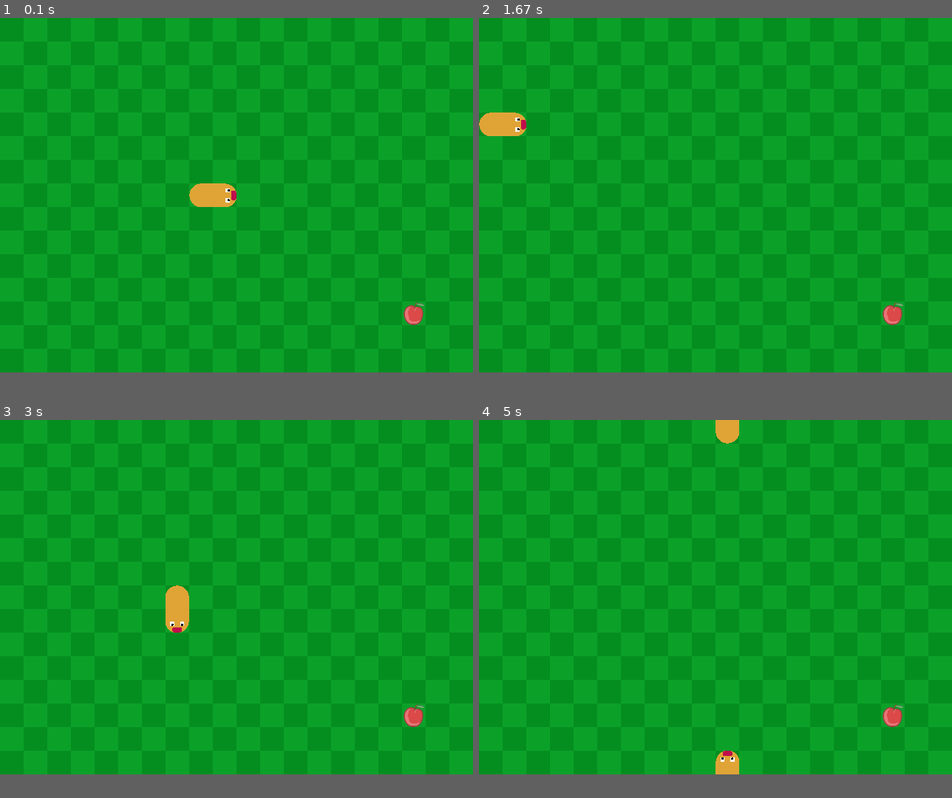
Above: before the commit, frames 1-4 (two rows, left to right).
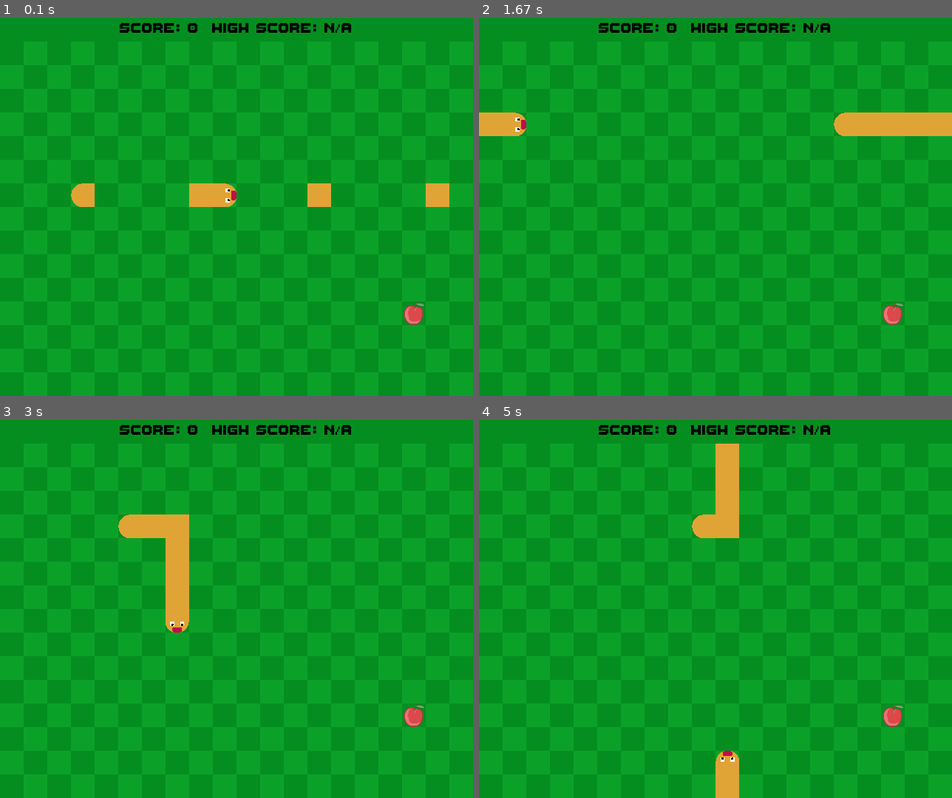
Above: after the commit, the same moments.

Repository: LassePladsen/Pygame-Snake
Game: pygame game, started from snake/main.py
The game is run twice, just before and just after one commit, with the same random seed, the same clock (stepped at 60 frames per second) and the same inputs.
Inputs:
- Up to frame 1 (0.1 s): no input
- Up to frame 2 (1.67 s): hold Right 0.33-0.8 s; hold Up 0.83-1.13 s; hold Right 1.17-1.63 s
- Up to frame 3 (3 s): tap Esc at 2.23 s; hold Down 2.63-2.93 s; hold Left from 2.97 s (still down)
- Up to frame 4 (5 s): release Left at 3.37 s; hold Up 3.4-3.77 s; hold Right 3.8-4.43 s; tap W at 4.47 s; hold Down from 4.87 s (still down)
In our replay, the window is 640x480 before the commit and 640x512 after it. These sizes can differ from the game's own. Grey fills any space a smaller window leaves; there, only what the larger window draws over its background counts as a difference.

The runs differ from the first frame. In frame 1, 1.7% of the frame differs, in the area x 15-95%, y 1-50%; in frame 2, 2.3%; in frame 3, 2.3%; in frame 4, 2.8%, in the area x 25-75%, y 0-100%.

Commit message:
implementing scoring system with text sprites updating everytime the scores updates. The high score gets stored as an environment variable and using a .env file.

Diff:
--- a/snake/main.py
+++ b/snake/main.py
@@ -5,6 +5,7 @@
     game = SnakeGame(screen_size=(640, 480),
                      title="Snake",
                      fps=11)
+    game.grow(5)
     game.run()
 
 
--- a/snake/snakegame.py
+++ b/snake/snakegame.py
@@ -1,11 +1,13 @@
 import logging
 import sys
-
+import os
+
+from dotenv import load_dotenv
 import pygame as pg
 
 import sprites
 from queue_handler import Queue
-from tools import get_resource_path, get_sound, play_sound
+from tools import get_resource_path, get_sound, play_sound, initialize_env, update_env
 
 logging.basicConfig(level=logging.INFO)
 
@@ -45,27 +47,40 @@
         elif screen_size[0] < 290 or screen_size[1] < 290:
             raise ValueError("Minimum image size is 290x290")
         if any((screen_size[i] % sprites.TILE_SIZE[i]) != 0 for i in range(2)):
-            raise ValueError(f"Screen size must be a multiple of the tile size: '{sprites.TILE_SIZE}'.")
+            raise ValueError(f"Screen sizes must be a multiple of the tile size: '{sprites.TILE_SIZE}'.")
         self.screen_size = screen_size
         self.screen_title = title
         self.fps = fps
+
+        # Scores
         self._current_score = 0
-        self._high_score = 0  # todo get high score from a saved data file
+        if os.path.isfile(get_resource_path("../snake/.env")):
+            load_dotenv(get_resource_path("../snake/.env"))
+        else:
+            os.environ["HIGH_SCORE"] = "0"
+            initialize_env()
+        if (hs := os.getenv("HIGH_SCORE")) is None:
+            update_env("HIGH_SCORE", "0")
+            hs = 0
+        self._high_score = int(hs)
+
+        # Game states
         self._pause = True  # game starts paused until user presses a button
         self._game_over = False
         self._key_pressed = False  # used to prevent multiple key presses per frame
         pg.display.set_caption(self.screen_title)
         pg.display.set_icon(pg.image.load(get_resource_path(r"..\assets\images\icon.png")))
 
-        # sound volumes and background music
+        # Sound volumes and background music
         self.sound_volume = 0.5
         self.music_volume = 0.15
+        self.music_title = "Abstraction - Three Red Hearts - Connected.wav"
         self._background_music = get_sound(
-                "Abstraction - Three Red Hearts - Connected.wav",
+                self.music_title,
                 self.music_volume
         )
 
-        self._tail, self._head, self._food = None, None, None
+        self._tail, self._head, self._food, self._top_bar = None, None, None, None
         self._initialize_sprites()
 
         self._pause_screen = None
@@ -74,6 +89,11 @@
         x, y = self.screen_size[0] // 2 - sprites.TILE_SIZE[0], self.screen_size[1] // 2
         self._tail = sprites.Tail((x - sprites.TILE_SIZE[0], y))
         self._head = sprites.Head((x, y), prev_segment=self._tail)
+        self._top_bar = sprites.TopBar(
+                current_score=self._current_score,
+                high_score=self._high_score,
+                size=(self.screen_size[0], sprites.TILE_SIZE[1]),
+        )
         self.snake_segments = []
 
         # Create food sprite at random position no closer than 5 tiles from the snake's head.
@@ -83,7 +103,9 @@
                 max_dist=self._max_food_dist,
                 head_pos=self._head.pos)
         self._sprite_group = sprites.SpriteGroup()
-        self._add_sprites([self._head, self._tail, self._food])  # add to sprite group and snake_segment list
+
+        # add to sprite group and snake_segment list
+        self._add_sprites([self._head, self._tail, self._food, self._top_bar])
         self.queue = Queue()  # queue for storing moves and key presses
 
     @property
@@ -175,6 +197,7 @@
         self._background_music.stop()
         play_sound("death.wav", self.sound_volume)
         play_sound("Arcade Retro Game Over Sound Effect💤 sounds.wav", self.sound_volume - 0.2)
+        update_env("HIGH_SCORE", str(self._high_score))
         self._show_game_over_screen()
 
     def _show_game_over_screen(self) -> None:
@@ -196,6 +219,7 @@
         """Restarts the game and resets all values except high score."""
         self._game_over = False
         self._pause = False
+        self._current_score = 0
         self._background_music.play(-1)
         # noinspection PyTypeChecker
         self._initialize_sprites()
@@ -229,15 +253,15 @@
             self.restart()
 
     def _update_screen(self, screen: pg.surface.Surface, background: pg.surface.Surface) -> None:
-        """Updates the image."""
-        screen.blit(background, (0, 0))
+        """Updates the screen surface."""
+        screen.blit(background, (0, sprites.TILE_SIZE[1]))
         self._sprite_group.draw(screen)
         pg.display.update()
 
     def handle_collision(self) -> None:
         """Checks any collisions between all the sprites and handle the collision logic.
             Head + (Body or tail)-> Game Over
-            Head + Food -> Grow snake and spawn new food"""
+            Head + Food -> Grow snake and replace with new food at random position."""
         for i, segment in enumerate(self.snake_segments[1:]):  # check for collision with body or tail
             if self._head.rect.colliderect(segment.rect):
                 if i == 1:  # should not be possible to turn in towards the second segment
@@ -250,10 +274,19 @@
         if self._head.rect.colliderect(self._food.rect):
             self.eat()
 
+    def update_scores(self, amount: int = 1) -> None:
+        """Updates the current score, and the high score if the current is higher."""
+        self._current_score += amount
+        self._top_bar.current_score = self._current_score
+        if self._current_score > self._high_score:
+            self._high_score = self._current_score
+            self._top_bar.high_score = self._high_score
+        self._top_bar.update_rect()
+
     def eat(self) -> None:
         """Grows the snake by one body part and replaces the food with a new one."""
         self.grow()
-        self._current_score += 1
+        self.update_scores()
         # noinspection PyTypeChecker
         self._sprite_group.remove(self._food)
         while self._food.pos in [sprite.pos for sprite in self._sprite_group]:  # make sure the food is not on the snake
@@ -265,7 +298,7 @@
 
     def run(self) -> None:
         """Runs the game loop"""
-        screen = pg.display.set_mode(self.screen_size)
+        screen = pg.display.set_mode((self.screen_size[0], self.screen_size[1]+sprites.TILE_SIZE[1]))
         clock = pg.time.Clock()
         background = pg.image.load(get_resource_path(r"..\assets\images\background.png"))
         self._background_music.play(-1)
--- a/snake/sprites.py
+++ b/snake/sprites.py
@@ -5,6 +5,7 @@
 # Constants:
 TILE_SIZE = 32, 32
 SNAKE_COLOR = 224, 164, 54
+BACKGROUND_COLOR = 5, 142, 32
 FOOD_SIZE = TILE_SIZE
 
 
@@ -34,14 +35,16 @@
     def __init__(self,
                  text_lines: list[str],
                  font_sizes: list[int],
-                 size: tuple[int, int],
-                 anchor: str = "center",
-                 font_color: str | tuple[int, int, int] = "red") -> None:
+                 pos: tuple[int, int],
+                 anchor: str = "center",
+                 font_color: str | tuple[int, int, int] = "red",
+                 bg_color: str | tuple[int, int, int] = None,
+                 bg_size: tuple[int, int] = None) -> None:
         super().__init__()
-        self.size = size
-        self.pos = size
+        self.pos = pos
         self.text_lines = text_lines
         self.font_sizes = font_sizes
+        self._anchor = anchor
 
         # Create text surface
         fonts = [
@@ -49,15 +52,20 @@
             for size in font_sizes
         ]
         rendered_lines = [font.render(line, True, font_color) for font, line in zip(fonts, text_lines)]
-        width = max(rendered_line.get_width() for rendered_line in rendered_lines)
-        font_pad = fonts[0].get_height() // 5
-        height = sum(rendered_line.get_height() for rendered_line in rendered_lines) + 2 * font_pad
+        line_pad = fonts[0].get_height() // 5  # padding between lines as function of their sizes
+        if bg_size:
+            width, height = bg_size
+        else:
+            width = max(rendered_line.get_width() for rendered_line in rendered_lines)
+            height = sum(rendered_line.get_height() for rendered_line in rendered_lines) + 2 * line_pad
         self.image = pg.Surface((width, height), pg.SRCALPHA)
+        if bg_color:
+            self.image.fill(bg_color)
         for i, rendered_line in enumerate(rendered_lines):
             x = (width - rendered_line.get_width()) // 2
-            y = i * (rendered_line.get_height() + font_pad)
+            y = i * (rendered_line.get_height() + line_pad)
             self.image.blit(rendered_line, (x, y))
-        self.rect = self.get_rect(self.pos, anchor)
+        self.rect = self.get_rect(self.pos, self._anchor)
 
     def get_rect(self,
                  pos: tuple[int, int],
@@ -70,7 +78,37 @@
             "bottomright": self.image.get_rect(bottomright=pos),
             "center": self.image.get_rect(center=pos),
         }
-        return anchor_positions.get(anchor, self.image.get_rect(center=pos))  # defaults to anchor center
+        if (rect := anchor_positions.get(anchor)) is None:
+            raise ValueError(f"Invalid anchor position: '{anchor}'.\n"
+                             f" Valid positions are: {[i for i in anchor_positions.keys()]}")
+        return rect
+
+
+class TopBar(BaseTextOverlay):
+    """Bar at the top of the screen with score and high score text."""
+
+    def __init__(self,
+                 current_score: int,
+                 high_score: int,
+                 size: tuple[int, int]) -> None:
+        self.current_score = current_score
+        self.high_score = high_score if high_score else "N/A"  # if no high score, display N/A
+        super().__init__(
+                text_lines=[f"Score: {self.current_score}  High Score: {self.high_score}"],
+                font_sizes=[30],
+                pos=(0, 0),
+                anchor="topleft",
+                font_color="black",
+                bg_color=BACKGROUND_COLOR,
+                bg_size=size
+        )
+
+    def update_rect(self):
+        self.__init__(
+                current_score=self.current_score,
+                high_score=self.high_score,
+                size=self.rect.size
+        )
 
 
 class GameOverScreen(BaseTextOverlay):
@@ -80,18 +118,16 @@
                  current_score: int,
                  high_score: int,
                  size: tuple[int, int],
-                 anchor: str = "center",
-                 font_size: int = 70,
-                 font_color: str | tuple[int, int, int] = "red") -> None:
+                 font_size: int = 70) -> None:
         self.current_score = current_score
-        self.high_score = high_score if high_score else "N/A"
+        self.high_score = high_score if high_score else "N/A"  # if no high score, display N/A
         super().__init__(
                 text_lines=["Game Over!", f"Score: {self.current_score}, High Score: {self.high_score}",
                             "Press ENTER/SPACE to restart"],
                 font_sizes=[font_size, font_size // 2, font_size // 2],
-                size=size,
-                anchor=anchor,
-                font_color=font_color
+                pos=size,
+                anchor="center",
+                font_color="red"
         )
 
 
@@ -106,7 +142,7 @@
         super().__init__(
                 text_lines=["PAUSED", "Press any key to resume..."],
                 font_sizes=[font_size, font_size // 2],
-                size=size,
+                pos=size,
                 anchor=anchor,
                 font_color=font_color
         )
@@ -217,14 +253,15 @@
         new_x, new_y = x, y
         screen_w, screen_h = pg.display.get_surface().get_size()
         tile_w, tile_h = TILE_SIZE
-        if x - tile_w / 2 < 0:
+        min_x, min_y = 0, tile_h
+        if x - tile_w / 2 < min_x:
             new_x = screen_w - tile_w / 2
         elif x > screen_w:
-            new_x = tile_w / 2
-        if y - tile_h / 2 < 0:
+            new_x = min_x + tile_w / 2
+        if y - tile_h / 2 < min_y:
             new_y = screen_h - tile_h / 2
         elif y > screen_h:
-            new_y = tile_h / 2
+            new_y = min_y + tile_h / 2
         self.pos = new_x, new_y
 
     @property
@@ -308,10 +345,12 @@
                  screen_size: tuple[int, int],
                  max_dist: int,
                  head_pos: tuple[int, int]) -> None:
-        pos = get_random_tile_pos((screen_size[0] - TILE_SIZE[0], screen_size[1] - TILE_SIZE[1]),
-                                       TILE_SIZE,
-                                       max_dist,
-                                       head_pos)
+        pos = get_random_tile_pos(
+                screen_size=((0, screen_size[0] - TILE_SIZE[0]), (TILE_SIZE[1], screen_size[1] - TILE_SIZE[1])),
+                tile_size=TILE_SIZE,
+                max_dist=max_dist,
+                reference_pos=head_pos
+        )
         self.image = load_image(get_resource_path(r"..\assets\images\food.png"), TILE_SIZE)
         super().__init__(size=FOOD_SIZE,
                          pos=pos)
--- a/snake/tools.py
+++ b/snake/tools.py
@@ -35,26 +35,17 @@
     sound.play(loops)
 
 
-def get_random_tile_pos(screen_size: tuple[int, int],
+def get_random_tile_pos(screen_size: tuple[tuple[int, int], tuple[int, int]],
                         tile_size: tuple[int, int],
                         max_dist: int,
-                        head_pos: tuple[int, int]) -> tuple[int, int]:
+                        reference_pos: tuple[int, int]) -> tuple[int, int]:
     """Returns a random position within the given distance from the snake head."""
-    x, y = head_pos
-    food_x, food_y = x, y
-    while abs(food_x - x) < max_dist * tile_size[0] and abs(food_y - y) < max_dist * tile_size[1]:
-        food_x = randint(0, screen_size[0])
-        food_y = randint(0, screen_size[1])
-    # Check if outside the window
-    if food_x < 0:
-        food_x = 0
-    elif food_x > screen_size[0]:
-        food_x = screen_size[0]
-    if food_y < 0:
-        food_y = 0
-    elif food_y > screen_size[1]:
-        food_y = screen_size[1]
-    return food_x, food_y
+    ref_x, ref_y = reference_pos
+    x, y = ref_x, ref_y
+    while abs(x - ref_x) < max_dist * tile_size[0] and abs(y - ref_y) < max_dist * tile_size[1]:
+        x = randint(screen_size[0][0], screen_size[0][1])
+        y = randint(screen_size[1][0], screen_size[1][1])
+    return x, y
 
 
 def get_center_tile_pos(pos: tuple[int, int], tile_size: tuple[int, int]) -> tuple[int, int]:
@@ -68,3 +59,29 @@
     if (y + height / 2) % height != 0:
         center_y = round(y / height) * height + height // 2
     return center_x, center_y
+
+def create_file(file_path: str, content: str) -> None:
+    """Creates a file with the given content."""
+    with open(file_path, "w") as f:
+        f.write(content)
+
+def initialize_env() -> None:
+    """Creates a .env file if it doesn't exist."""
+    if os.path.exists(".env"):
+        return
+    create_file(".env", "HIGH_SCORE=0")
+
+def update_env(key: str, value: str) -> None:
+    """Updates the value of a key in the .env file."""
+    if not os.path.exists(".env"):
+        initialize_env()
+    with open(".env", "r") as f:
+        lines = f.readlines()
+    for i, line in enumerate(lines):
+        if line.startswith(key):
+            lines[i] = f"{key}={value}\n"
+            break
+    if not lines:  # empty
+        lines.append(f"{key}={value}\n")
+    with open(".env", "w") as f:
+        f.writelines(lines)
Not shown, changed: README.md
Not shown, changed: requirements.txt
Not shown, changed: .gitignore
Not shown, changed: Snake.rar
Not shown, added: dist/Snake/Snake/.env
Not shown, added: dist/Snake/Snake/PIL/_imaging.cp311-win_amd64.pyd
Not shown, added: dist/Snake/Snake/PIL/_imagingcms.cp311-win_amd64.pyd
Not shown, added: dist/Snake/Snake/PIL/_imagingtk.cp311-win_amd64.pyd
Not shown, added: dist/Snake/Snake/PIL/_webp.cp311-win_amd64.pyd
Not shown, added: dist/Snake/Snake/SDL2.dll
Not shown, added: dist/Snake/Snake/SDL2_image.dll
Not shown, added: dist/Snake/Snake/SDL2_mixer.dll
(and 190 more such lines)
